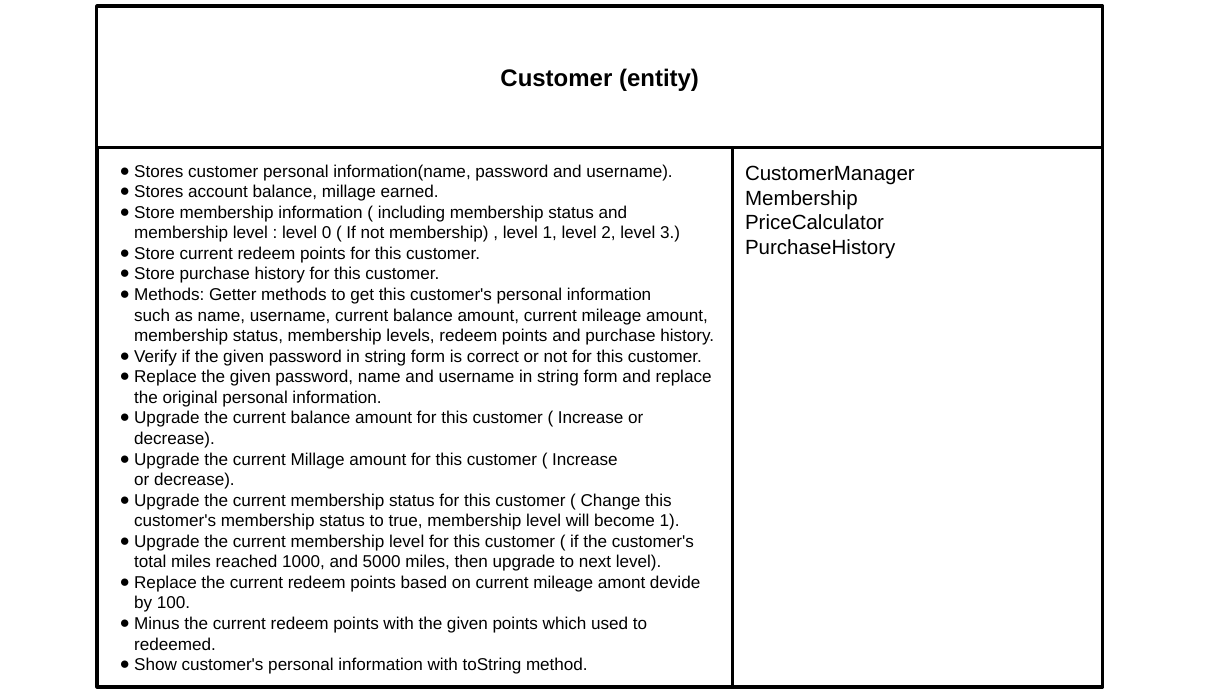
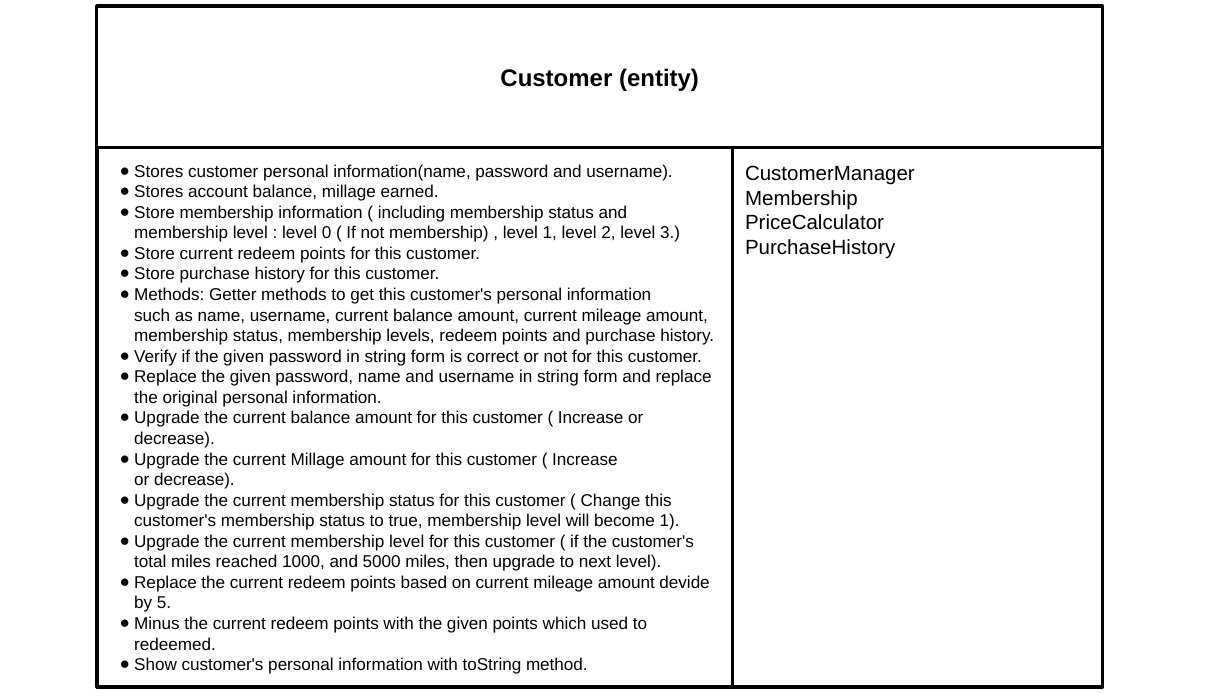
Before and after one commit to Jasmine-Zhuang/TicketVendorSystem, a slide deck: slide 10 of phase1/TicketVendor CRC Cards.pptx. Drawn at 1232x693 pixels with LibreOffice and Linux fonts; fonts in the diff are those of the drawing. Boxes give left, top, right and bottom in pixels: in the first picture for what was removed or moved away, otherwise in the second. Text is boxed around its words. In the diff, an @@ line names an element or a change of style, - is before the commit and + after.

```diff
--- a/phase1/TicketVendor CRC Cards.pptx
+++ b/phase1/TicketVendor CRC Cards.pptx
@@ text in rectangle at (134,575,709,612): text changed @@
-● Replace the current redeem points based on current mileage amont devide by 100.
+● Replace the current redeem points based on current mileage amount devide by 5.
```
Also in this commit, not shown: 8 other slides changed.
